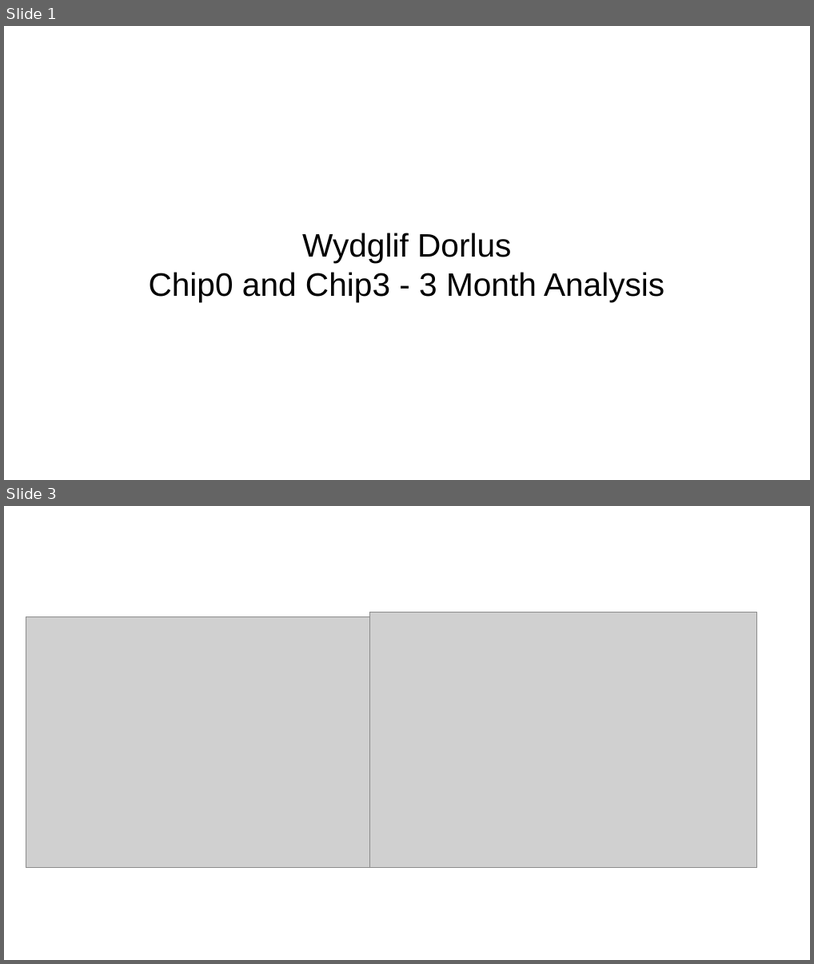
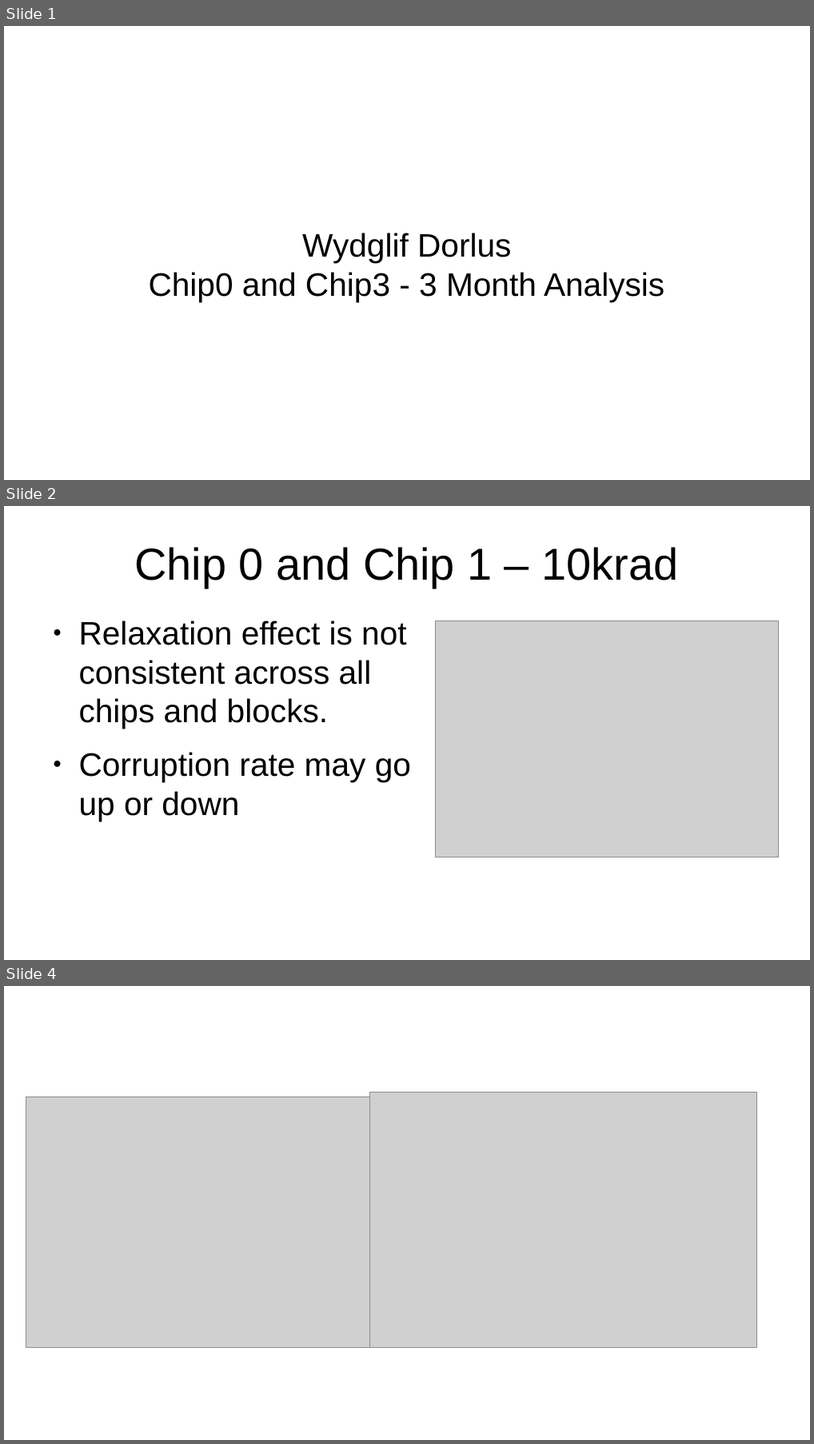
Before and after one commit to wydglif/relaxed_data_research, a slide deck: relaxed_data analysis.pptx. Shown one above the other, each under a label of ours: slides 1 and 3 before the commit, slides 1, 2 and 4 after it; the slides between them are not shown. The pictures are 814x964 and 814x1444 pixels, drawn with LibreOffice and Linux fonts; fonts in the diff are those of the drawing; grey boxes stand for pictures. Boxes give left, top, right and bottom in pixels: in the first picture for what was removed or moved away, otherwise in the second. Text is boxed around its words. In the diff, an @@ line names an element or a change of style, - is before the commit and + after.

```diff
--- a/relaxed_data analysis.pptx
+++ b/relaxed_data analysis.pptx
@@ slide 2 added at (4,506,810,960), background #FFFFFF @@
@@ text added at (135,547,678,588), 44 pt, text #000000 @@
+Chip 0 and Chip 1 – 10krad
@@ text added at (79,620,411,821), 32 pt, text #000000 @@
+● Relaxation effect is not consistent across all chips and blocks.
+● Corruption rate may go up or down
@@ picture added at (436,621,779,857) @@
@@ what was slide 3 is now slide 4 @@
```
Also in this commit, not shown: 8 other slides added, 5 slides removed, 8 other files.
